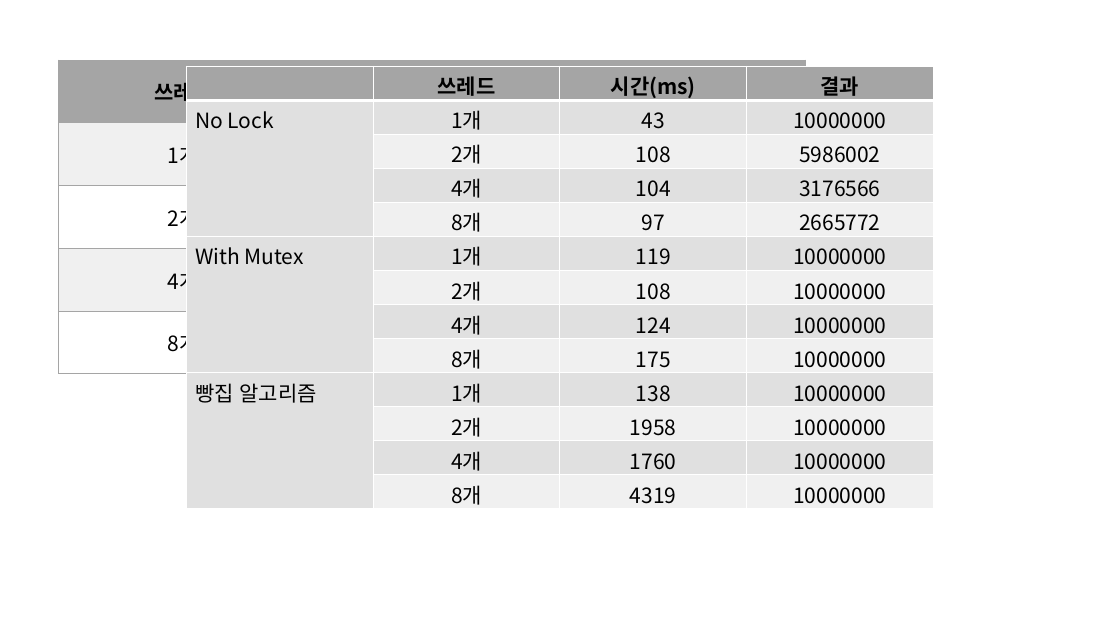
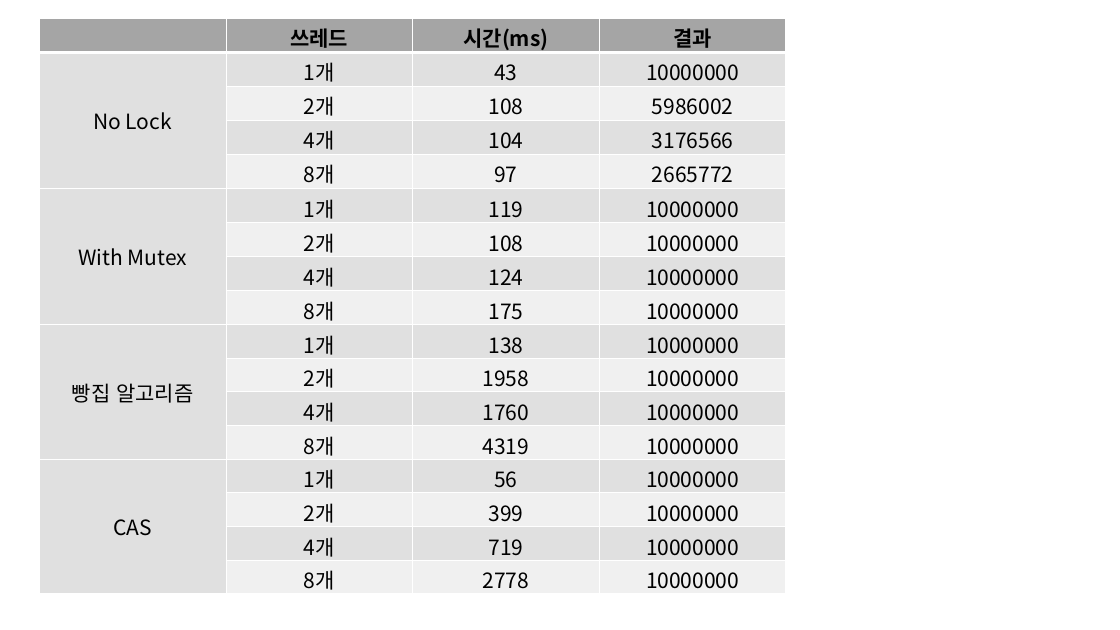
Before and after one commit to scoke0801/2021_Multicore, a slide deck: slide 4 of 표정리.pptx. Drawn at 1120x630 pixels with LibreOffice and Linux fonts; fonts in the diff are those of the drawing. Boxes give left, top, right and bottom in pixels: in the first picture for what was removed or moved away, otherwise in the second. Text is boxed around its words. In the diff, an @@ line names an element or a change of style, - is before the commit and + after.

```diff
--- a/표정리.pptx
+++ b/표정리.pptx
@@ table at bbox=[39, 18, 786, 594] @@
+row 14: CAS | 1개 | 56 | 10000000
+row 15:  | 2개 | 399 | 10000000
+row 16:  | 4개 | 719 | 10000000
+row 17:  | 8개 | 2778 | 10000000
@@ table: place and size @@
-table at bbox=[187, 66, 933, 509]
+table at bbox=[39, 18, 786, 594]
@@ table removed at bbox=[59, 60, 805, 406], 5 rows, 3 columns @@
-쓰레드 | 시간(ms) | 결과
-1개 | 138 | 10000000
-2개 | 1958 | 10000000
-4개 | 1760 | 10000000
-8개 | 4319 | 10000000
```
Also in this commit, not shown: 27 other files.
